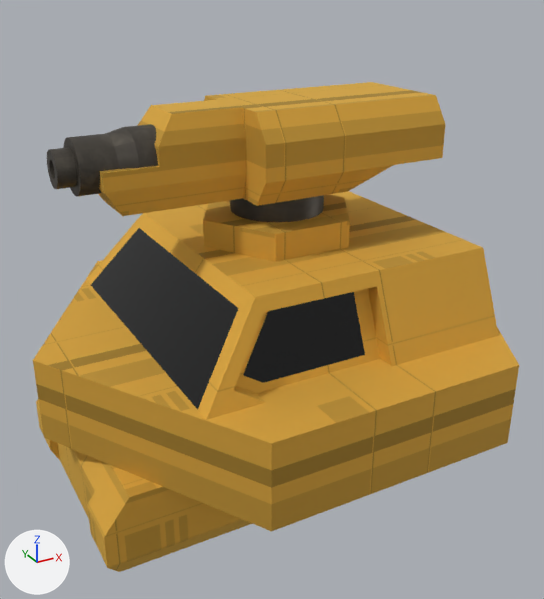
The glTF model src/assets/models/hexTankBody.glb as it was, and as the next commit left it.
One viewpoint serves both versions: a 50 mm camera at (-1.068, -1.912, 1.774) aimed at (-0.032, -0.029, 0.833). The lights are fixed; the arrows at lower left show +X, +Y and +Z. Vertices at the same position are counted once.

The first picture shows 'mergedBlocks(Clone)'.
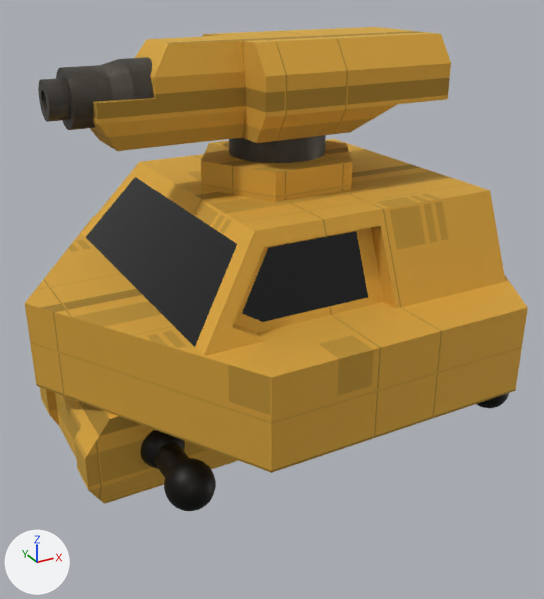
The change, as a list of edits to the scene's bpy script:
```text
Add mat_custom7_clone:
    mat_custom7_clone = bpy.data.materials.new('custom7(Clone)')
    # colours: black #29231b
    # uses the picture img_image_1
Change me_mesh_0:
    used by ob_mergedblocks_clone; location = (0.0, 0.0, 0.0)
    remove me_mesh_0.from_pydata(...)  # 424 vertices, 815 faces; spans x -0.76..0.76, y -0.66..0.66, z 0.25..1.43
    add me_mesh_0.from_pydata(...)  # 3128 vertices, 6175 faces; spans x -0.76..0.76, y -0.66..0.66, z 0.42..1.6
    me_mesh_0 part 1: the loose piece of 12 vertices spanning x -0.76..0.76, y -0.66..0.66, z 0.54..0.79 is moved by (0.0, 0.0, 0.17)
    me_mesh_0 part 2: the loose piece of 50 vertices spanning x -0.47..0.46, y -0.5..0.5, z 0.79..1.03 is moved by (0.0, 0.0, 0.17)
    me_mesh_0 part 3: the loose piece of 12 vertices spanning x -0.24..0.24, y -0.21..0.21, z 1.03..1.11 is moved by (0.0, 0.0, 0.17)
    me_mesh_0 part 4: the loose piece of 32 vertices spanning x -0.15..0.44, y -0.21..0.21, z 1.18..1.43 is moved by (0.0, 0.0, 0.17)
    me_mesh_0 part 5: the loose piece of 198 vertices spanning x -0.65..-0.15, y -0.1..0.1, z 1.18..1.43 is moved by (0.0, 0.0, 0.17)
    me_mesh_0 part 6: the loose piece of 16 vertices spanning x -0.5..0.5, y -0.38..0.38, z 0.25..0.55 is scaled about its middle by (1, 0.7, 1), then moved by (0.0, 0.0, 0.17)
    me_mesh_0 part 7: the loose piece of 24 vertices spanning x -0.71..-0.5, y -0.38..0.38, z 0.25..0.55 is scaled about its middle by (1, 0.7, 1), then moved by (0.0, 0.0, 0.17)
    me_mesh_0 part 8: the loose piece of 48 vertices spanning x -0.14..0.14, y -0.14..0.14, z 1.11..1.19 is moved by (0.0, 0.0, 0.17)
    me_mesh_0 part 9: a new loose piece, a 24-sided cylinder along y spanning x -0.54..-0.46, y -0.4..-0.264, z 0.54..0.62, in mat_custom7_clone
    me_mesh_0 part 10: a new loose piece of 314 vertices spanning x -0.56..-0.44, y -0.51..-0.38, z 0.52..0.65, in mat_custom7_clone
    me_mesh_0 part 11: a new loose piece of 314 vertices spanning x -0.56..-0.44, y -0.31..-0.19, z 0.52..0.65, in mat_custom7_clone
    me_mesh_0 part 12: a new loose piece of 314 vertices spanning x 0.44..0.56, y -0.51..-0.38, z 0.52..0.65, in mat_custom7_clone
    add me_mesh_0.materials.append(mat_custom7_clone)
```

Location of each change, [x1, y1, x2, y2] in pixels of the pictures (544 x 599 px; the box of a moved part takes in the faces that stretch with it):
'mergedBlocks(Clone)', reshaped: before [33, 82, 519, 572]; after [25, 27, 528, 511]
part 1 of me_mesh_0, moved or reshaped: before [33, 260, 519, 531]; after [25, 216, 528, 473]
part 2 of me_mesh_0, moved or reshaped: before [87, 191, 498, 420]; after [82, 139, 506, 356]
part 3 of me_mesh_0, moved or reshaped: before [203, 195, 350, 262]; after [201, 141, 352, 202]
part 4 of me_mesh_0, moved or reshaped: before [204, 82, 445, 206]; after [203, 27, 451, 143]
part 5 of me_mesh_0, moved or reshaped: before [47, 100, 247, 216]; after [38, 36, 246, 151]
part 6 of me_mesh_0, moved or reshaped: before [175, 494, 252, 552]; after [160, 441, 238, 486]
part 7 of me_mesh_0, moved or reshaped: before [36, 400, 183, 572]; after [40, 387, 162, 504]
part 8 of me_mesh_0, moved or reshaped: before [230, 195, 324, 222]; after [229, 135, 326, 163]
part 9 of me_mesh_0, added: after [154, 443, 189, 477]
part 10 of me_mesh_0, added (black): after [164, 458, 216, 511]
part 11 of me_mesh_0, added (black): after [140, 430, 185, 469]
part 12 of me_mesh_0, added: after [476, 393, 509, 408]
